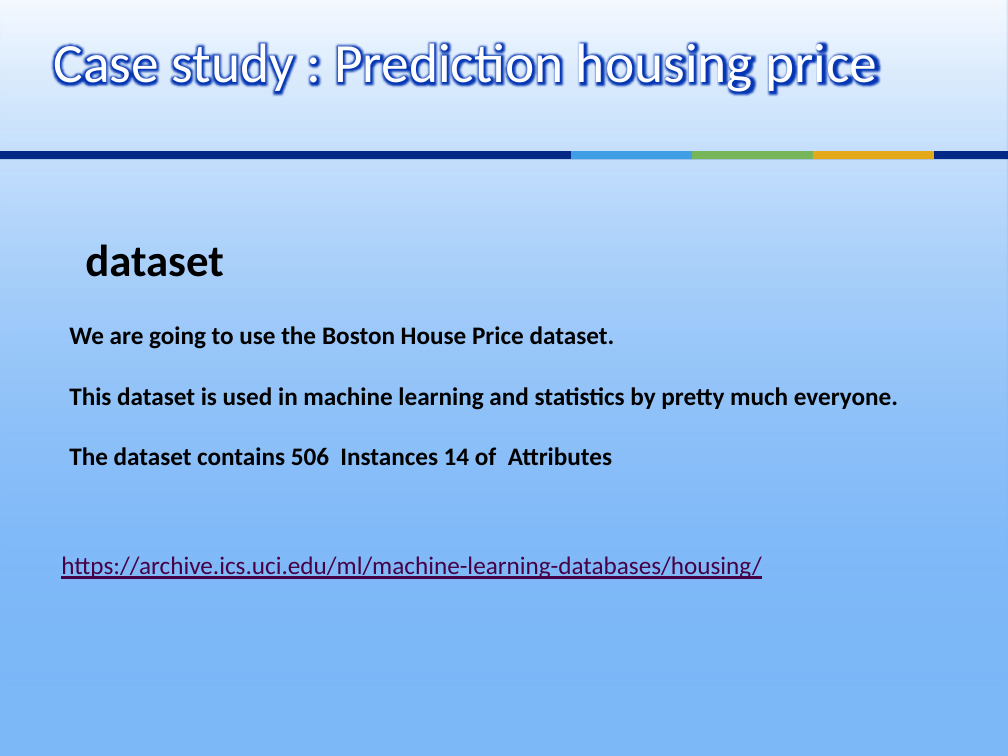
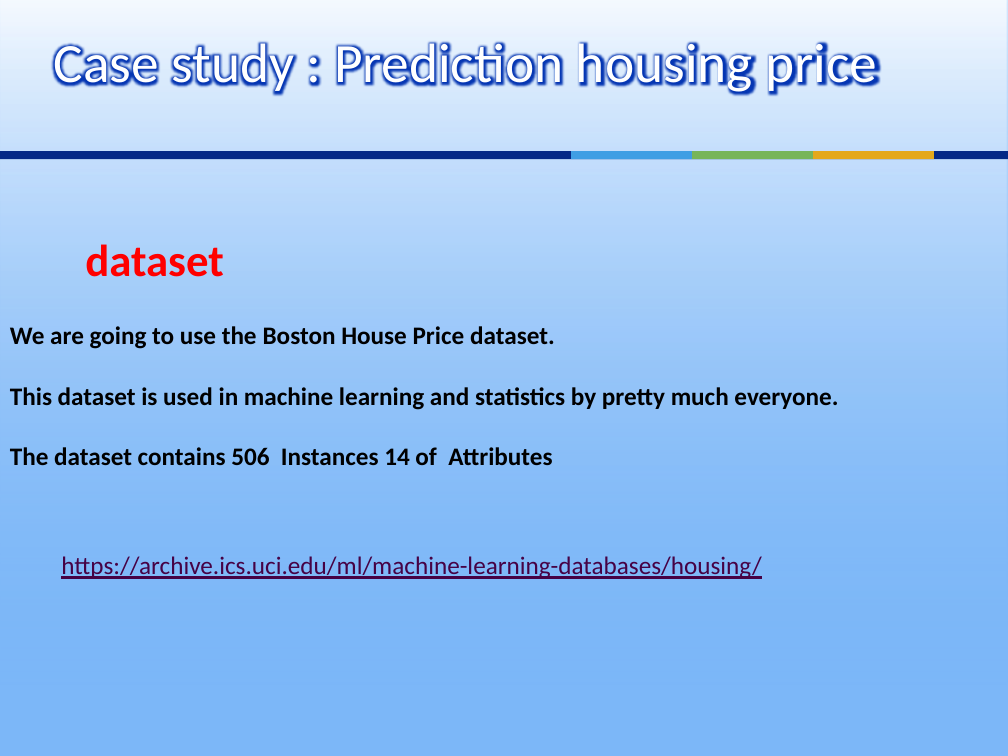
Before and after one commit to ouzarf/seminars, a slide deck: slide 28 of uminho19-ML.pptx (slide 31 before the commit). Drawn at 1008x756 pixels with LibreOffice and Linux fonts; fonts in the diff are those of the drawing. Boxes give left, top, right and bottom in pixels: in the first picture for what was removed or moved away, otherwise in the second. Text is boxed around its words. In the diff, an @@ line names an element or a change of style, - is before the commit and + after.

```diff
--- a/uminho19-ML.pptx
+++ b/uminho19-ML.pptx
@@ text "dataset" at bbox=[85, 244, 224, 277]: text colour #000000 to #FF0000 @@
@@ text "We are going to use ...": place and size @@
-text "We are going to use ..." at bbox=[69, 326, 898, 466]
+text "We are going to use ..." at bbox=[10, 326, 838, 466]
```
Also in this commit, not shown: 11 other slides changed, 1 slide added, 4 slides removed, 5 other files.
